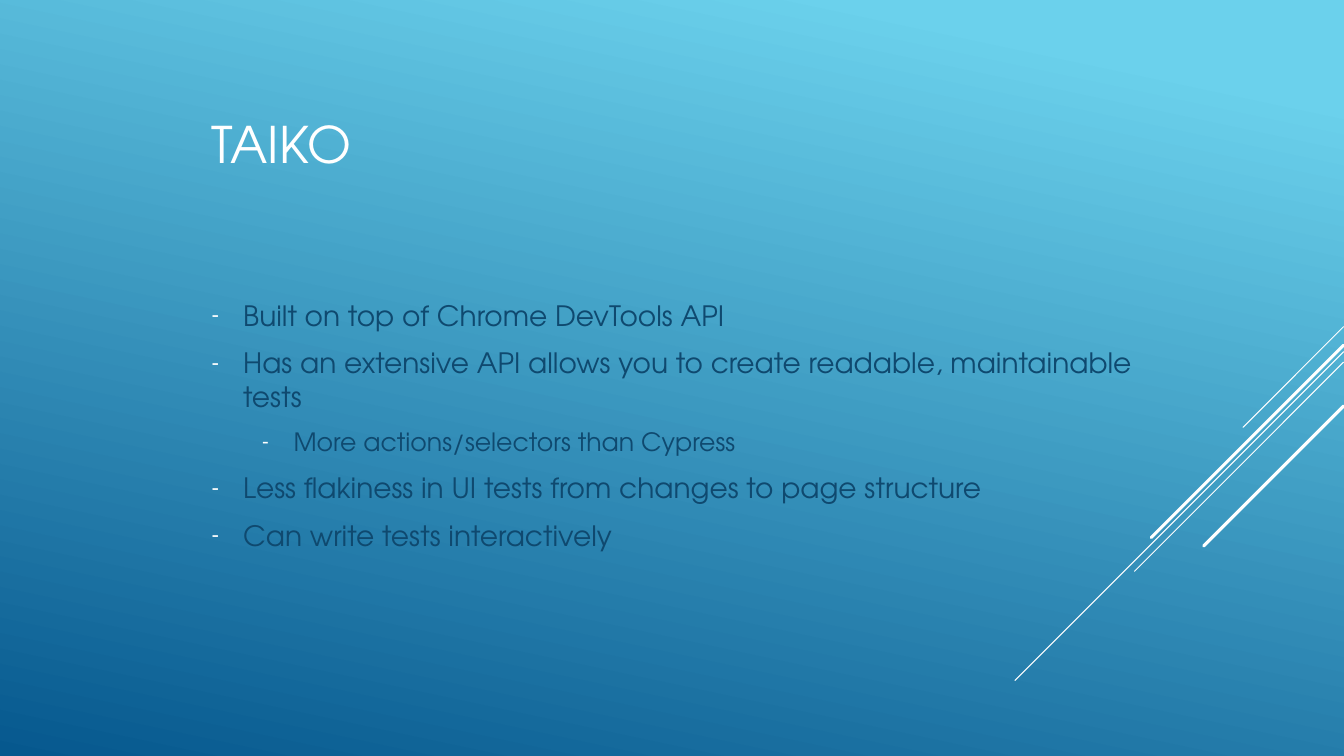
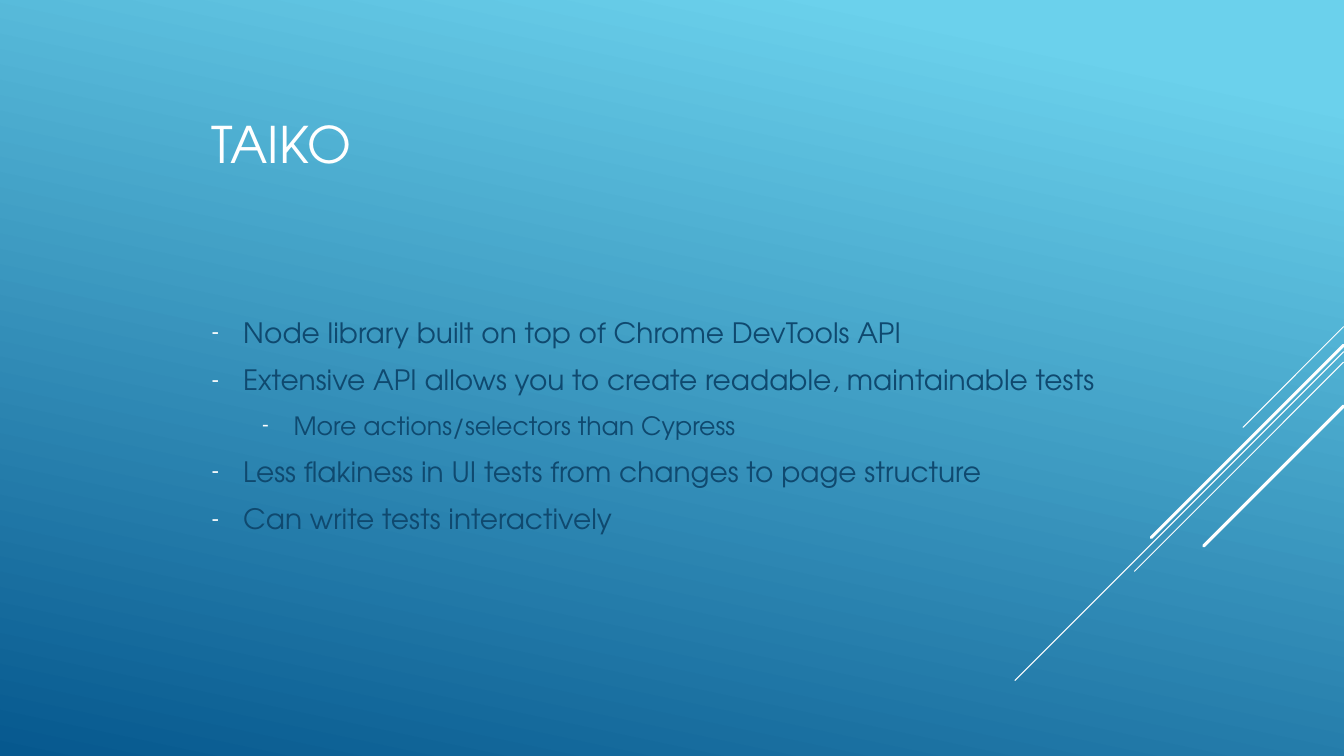
Before and after one commit to jamesleja907/taiko-example, a slide deck: slide 5 of TAIKO.pptm. Drawn at 1344x756 pixels with LibreOffice and Linux fonts; fonts in the diff are those of the drawing. Boxes give left, top, right and bottom in pixels: in the first picture for what was removed or moved away, otherwise in the second. Text is boxed around its words. In the diff, an @@ line names an element or a change of style, - is before the commit and + after.

```diff
--- a/TAIKO.pptm
+++ b/TAIKO.pptm
@@ text at box(243, 322, 1095, 395): text changed @@
-– Built on top of Chrome DevTools API
-– Has an extensive API allows you to create readable, maintainable tests
+– Node library built on top of Chrome DevTools API
+– Extensive API allows you to create readable, maintainable tests
```
Also in this commit, not shown: 2 other slides changed.
